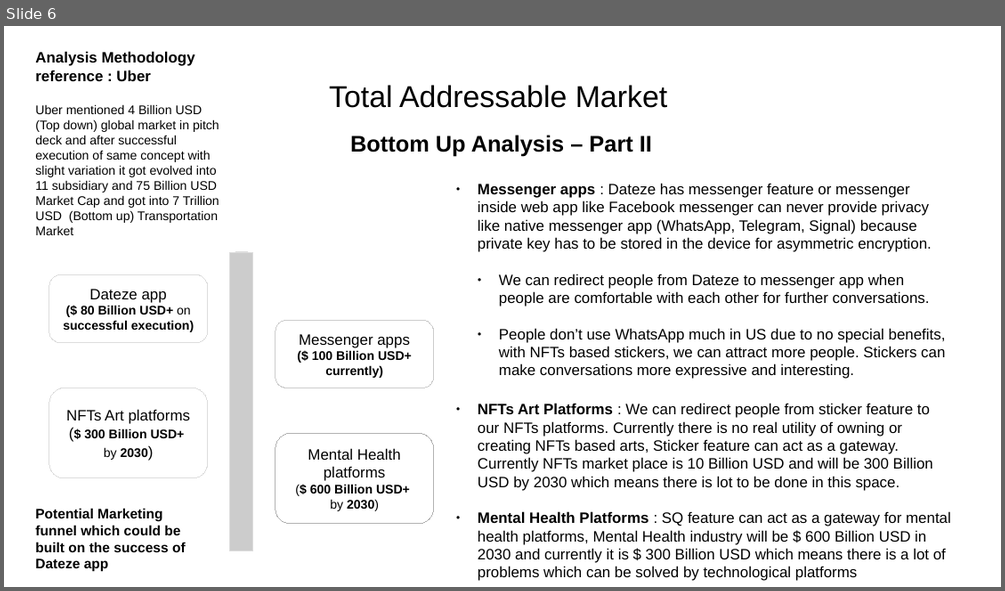
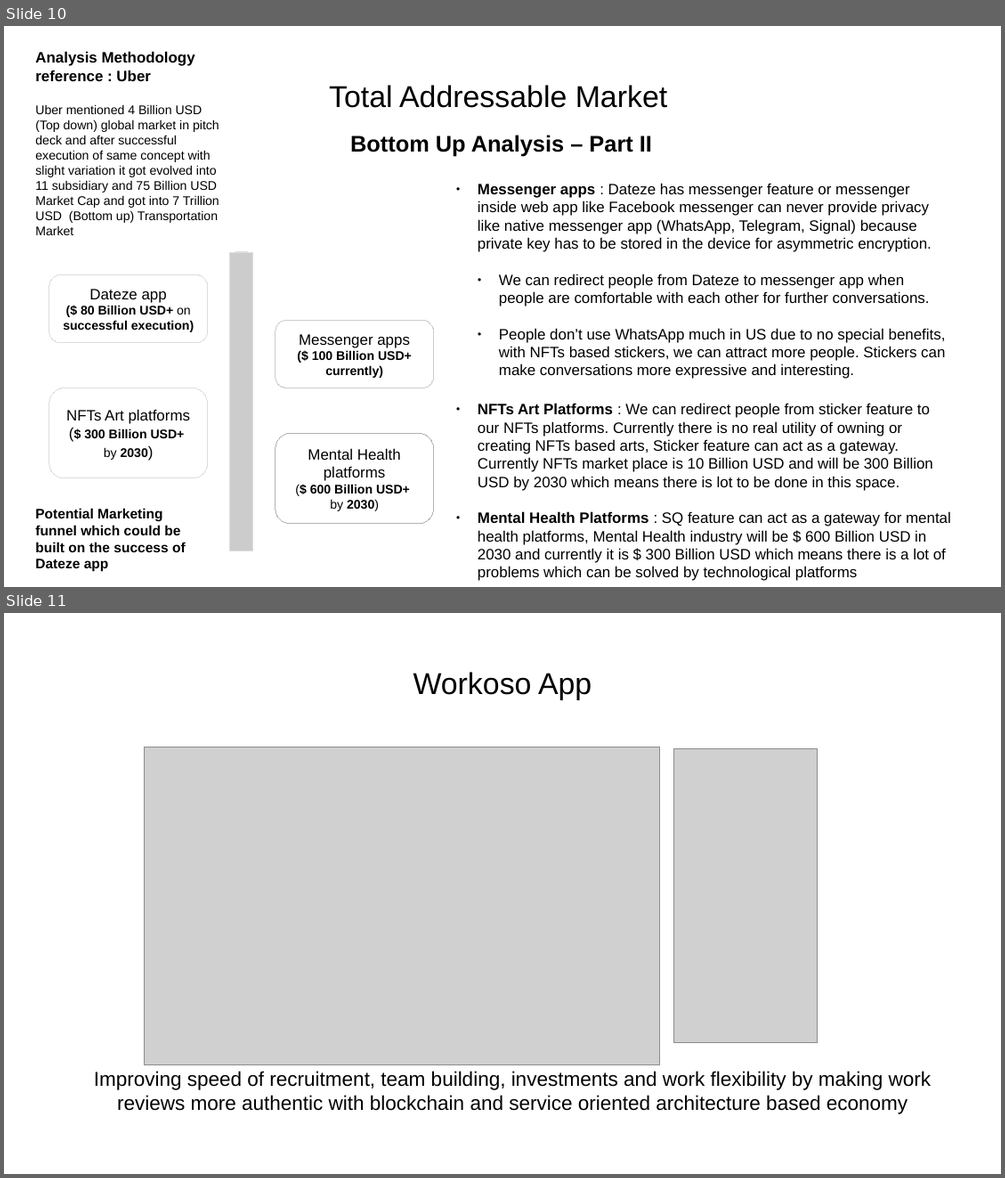
Before and after one commit to yashp241195/startupPitch, a slide deck: pitch.odp. Shown one above the other, each under a label of ours: slide 6 before the commit, slides 10 and 11 after it. The pictures are 1005x591 and 1005x1178 pixels, drawn with LibreOffice and Linux fonts; fonts in the diff are those of the drawing; grey boxes stand for pictures. Boxes give left, top, right and bottom in pixels: in the first picture for what was removed or moved away, otherwise in the second. Text is boxed around its words. In the diff, an @@ line names an element or a change of style, - is before the commit and + after.

```diff
--- a/pitch.odp
+++ b/pitch.odp
@@ slide 11 added at [4, 613, 1001, 1174], background #FFFFFF @@
@@ title added at [413, 672, 591, 700], 24 pt, text #000000 @@
+Workoso App
@@ picture added at [145, 747, 660, 1065] @@
@@ picture added at [674, 748, 818, 1043] @@
@@ subtitle added at [94, 1070, 931, 1114], 16 pt, text #000000 @@
+Improving speed of recruitment, team building, investments and work flexibility by making work reviews more authentic with blockchain and service oriented architecture based economy
@@ what was slide 6 is now slide 10 @@
```
Also in this commit, not shown: 2 slides changed, 13 other slides added, 2 slides removed.
